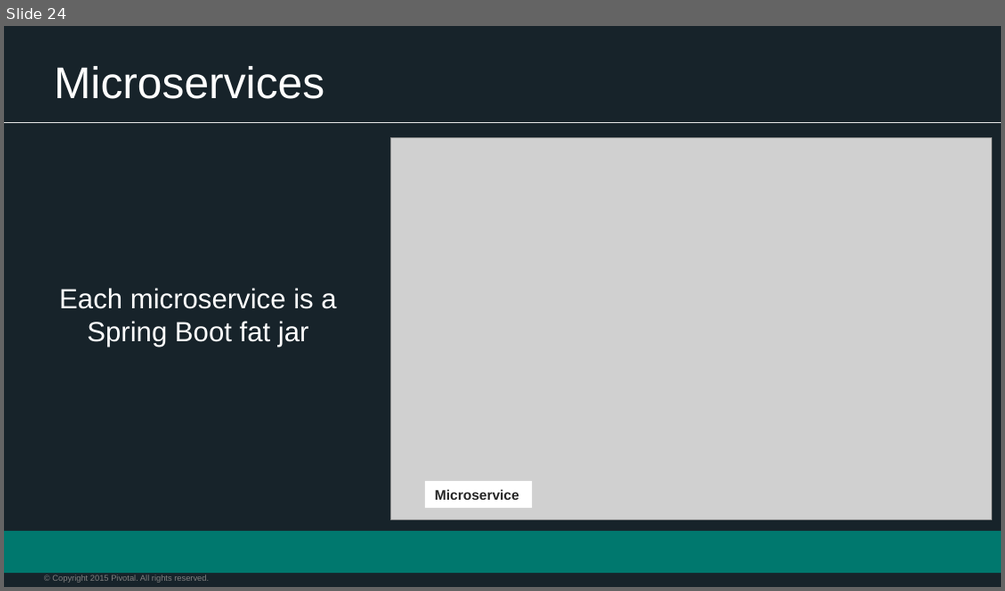
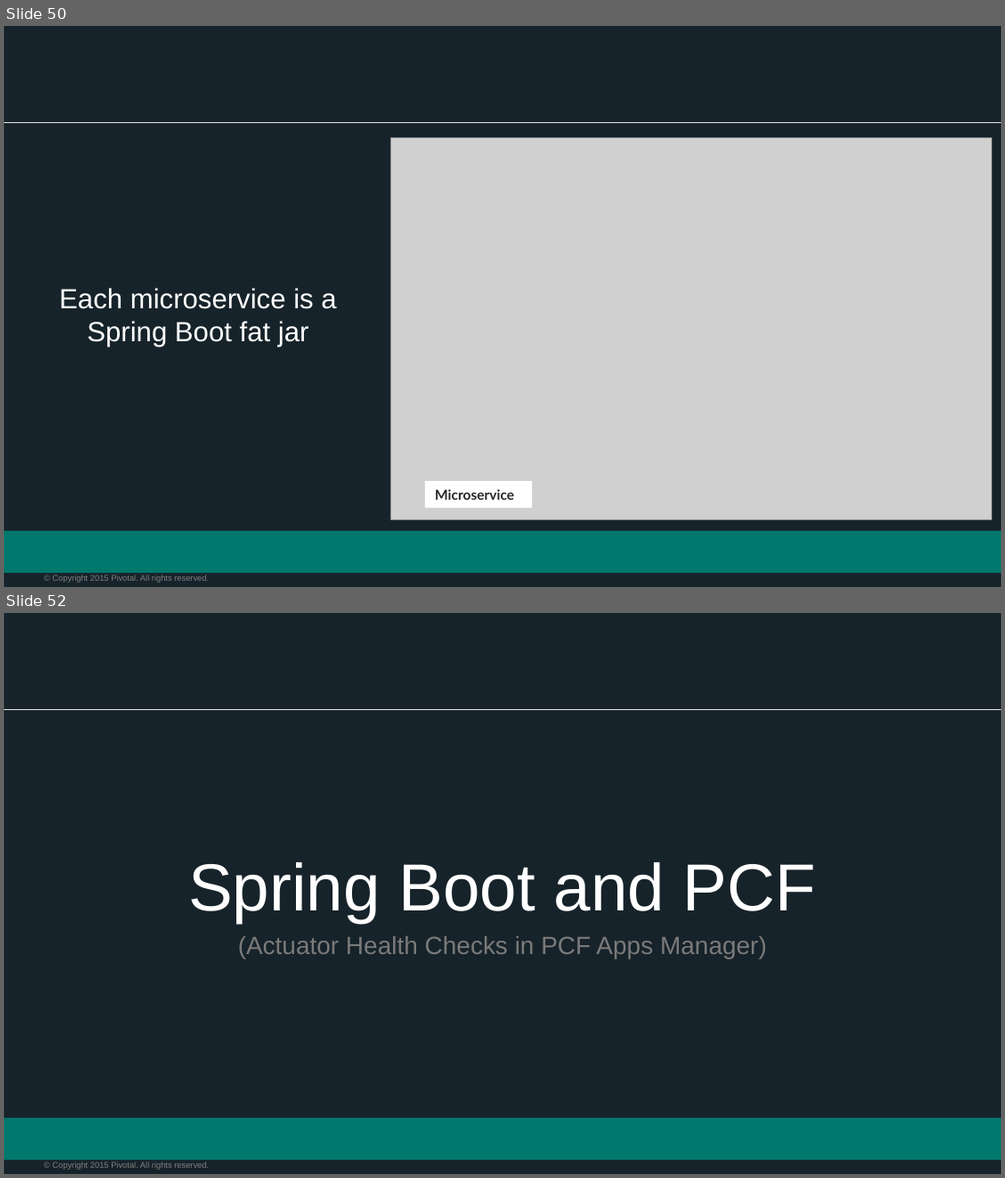
Before and after one commit to appalrpivotal/PCF-Workshop-ESI, a slide deck: presentations/5-Spring_Overview.pptx. Shown one above the other, each under a label of ours: slide 24 before the commit, slides 50 and 52 after it; the slides between them are not shown. The pictures are 1005x591 and 1005x1178 pixels, drawn with LibreOffice and Linux fonts; fonts in the diff are those of the drawing; grey boxes stand for pictures; background and template pictures are left out. Boxes give left, top, right and bottom in pixels: in the first picture for what was removed or moved away, otherwise in the second. Text is boxed around its words. In the diff, an @@ line names an element or a change of style, - is before the commit and + after.

```diff
--- a/presentations/5-Spring_Overview.pptx
+++ b/presentations/5-Spring_Overview.pptx
@@ slide 52 added at [4, 613, 1001, 1174], background #17232A; not listed: 3 template elements that a slide beside it also shows @@
@@ text added at [188, 862, 816, 958], 18 pt, text #7A7A7A @@
+Spring Boot and PCF
+(Actuator Health Checks in PCF Apps Manager)
@@ what was slide 24 is now slide 50 @@
@@ slide 50 changed as well @@
@@ title removed at [54, 66, 324, 99] @@
-Microservices
@@ rectangle "Microservice" at [425, 481, 531, 507]: font Arial to Lato @@
```
Also in this commit, not shown: 22 other slides changed, 30 other slides added, 1 slide removed, 1 other file.
